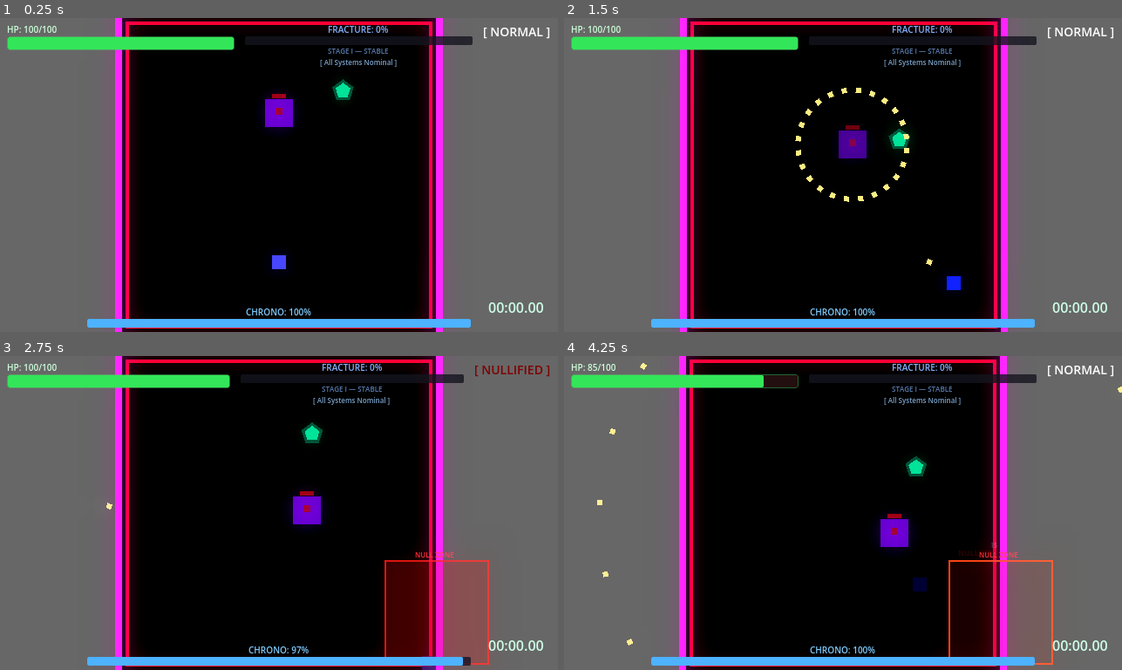
Above: before the commit, frames 1-4 (two rows, left to right).
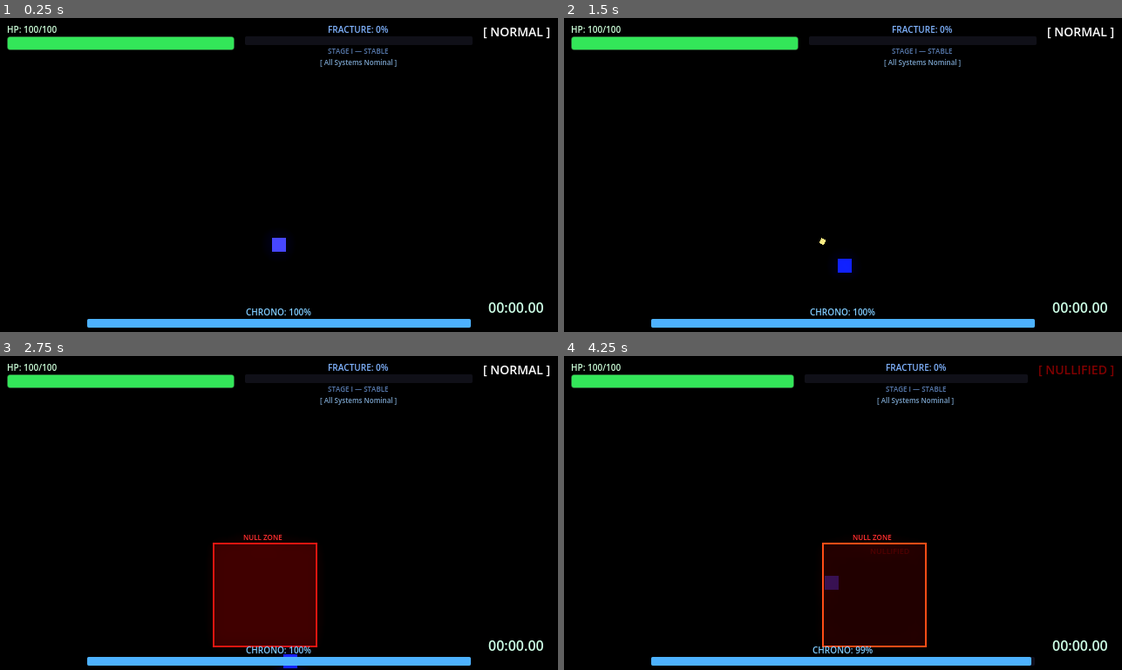
Above: after the commit, the same moments.

Repository: scarf-y/Polychron
Game: Godot game, scene res://scenes/levels/boss_room.tscn
Same seed, same stepped clock (60 frames per second), same inputs: the game is played once before the commit and once after it. This scene is started directly instead of the project's main scene.
Inputs (mouse positions are in pixels of both pictures, inside the frame that each line leads up to):
- Up to frame 1 (0.25 s): no input
- Up to frame 2 (1.5 s): move the mouse to (965, 159) at 0.52 s; hold D (move_right) 0.53-1.28 s; tap Q (dash) at 0.6 s; move the mouse to (731, 190) at 1.27 s; hold S (move_down) from 1.28 s (still down); click (731, 190) at 1.35 s
- Up to frame 3 (2.75 s): move the mouse to (334, 443) at 2.02 s; release S (move_down) at 2.03 s; hold D (move_right) from 2.03 s (still down); tap E (time_erase) at 2.1 s
- Up to frame 4 (4.25 s): move the mouse to (815, 575) at 2.77 s; release D (move_right) at 2.78 s; hold W (move_up) 2.78-3.53 s; tap Shift (time_slow) at 2.85 s; move the mouse to (1010, 560) at 3.52 s; hold A (move_left) from 3.53 s (still down); tap Space (time_stop) at 3.6 s

The runs differ from the first frame. In frame 1, 48% of the frame differs, in the area x 0-100%, y 0-100%; in frame 2, 49%; in frame 3, 58%; in frame 4, 58%.

Commit message:
feat: increase boss room size to 1280x720 and add epic death sequence

Diff:
--- a/scenes/levels/boss_room.tscn
+++ b/scenes/levels/boss_room.tscn
@@ -9,13 +9,13 @@
 [ext_resource type="PackedScene" path="res://scenes/effects/world_environment.tscn" id="7_world_env"]
 
 [sub_resource type="RectangleShape2D" id="wall_h"]
-size = Vector2(360, 8)
+size = Vector2(1280, 16)
 
 [sub_resource type="RectangleShape2D" id="wall_v"]
-size = Vector2(8, 360)
+size = Vector2(16, 720)
 
 [sub_resource type="RectangleShape2D" id="trigger_shape"]
-size = Vector2(320, 320)
+size = Vector2(1200, 680)
 
 [node name="BossRoom" type="Node2D"]
 
@@ -30,23 +30,23 @@
 [node name="Floor" type="ColorRect" parent="."]
 offset_left = 0.0
 offset_top = 0.0
-offset_right = 360.0
-offset_bottom = 360.0
+offset_right = 1280.0
+offset_bottom = 720.0
 color = Color(0.01, 0.0, 0.02, 1)
 
 ; Warning stripes around the edge (Glowing Red)
 [node name="WarningBorder" type="ColorRect" parent="."]
-offset_left = 4.0
-offset_top = 4.0
-offset_right = 356.0
-offset_bottom = 356.0
+offset_left = 8.0
+offset_top = 8.0
+offset_right = 1272.0
+offset_bottom = 712.0
 color = Color(2.0, 0.0, 0.2, 1)
 
 [node name="InnerFloor" type="ColorRect" parent="."]
-offset_left = 8.0
-offset_top = 8.0
-offset_right = 352.0
-offset_bottom = 352.0
+offset_left = 16.0
+offset_top = 16.0
+offset_right = 1264.0
+offset_bottom = 704.0
 color = Color(0, 0, 0, 1)
 
 ; ===========================
@@ -55,7 +55,7 @@
 [node name="Walls" type="Node2D" parent="."]
 
 [node name="TopWall" type="StaticBody2D" parent="Walls"]
-position = Vector2(180, -4)
+position = Vector2(640, -8)
 collision_layer = 1
 collision_mask = 0
 
@@ -63,14 +63,14 @@
 shape = SubResource("wall_h")
 
 [node name="Vis" type="ColorRect" parent="Walls/TopWall"]
-offset_left = -180.0
-offset_top = -4.0
-offset_right = 180.0
-offset_bottom = 4.0
+offset_left = -640.0
+offset_top = -8.0
+offset_right = 640.0
+offset_bottom = 8.0
 color = Color(1.5, 0.1, 2.5, 1)
 
 [node name="BottomWall" type="StaticBody2D" parent="Walls"]
-position = Vector2(180, 364)
+position = Vector2(640, 728)
 collision_layer = 1
 collision_mask = 0
 
@@ -78,14 +78,14 @@
 shape = SubResource("wall_h")
 
 [node name="Vis" type="ColorRect" parent="Walls/BottomWall"]
-offset_left = -180.0
-offset_top = -4.0
-offset_right = 180.0
-offset_bottom = 4.0
+offset_left = -640.0
+offset_top = -8.0
+offset_right = 640.0
+offset_bottom = 8.0
 color = Color(1.5, 0.1, 2.5, 1)
 
 [node name="LeftWall" type="StaticBody2D" parent="Walls"]
-position = Vector2(-4, 180)
+position = Vector2(-8, 360)
 collision_layer = 1
 collision_mask = 0
 
@@ -93,14 +93,14 @@
 shape = SubResource("wall_v")
 
 [node name="Vis" type="ColorRect" parent="Walls/LeftWall"]
-offset_left = -4.0
-offset_top = -180.0
-offset_right = 4.0
-offset_bottom = 180.0
+offset_left = -8.0
+offset_top = -360.0
+offset_right = 8.0
+offset_bottom = 360.0
 color = Color(1.5, 0.1, 2.5, 1)
 
 [node name="RightWall" type="StaticBody2D" parent="Walls"]
-position = Vector2(364, 180)
+position = Vector2(1288, 360)
 collision_layer = 1
 collision_mask = 0
 
@@ -108,10 +108,10 @@
 shape = SubResource("wall_v")
 
 [node name="Vis" type="ColorRect" parent="Walls/RightWall"]
-offset_left = -4.0
-offset_top = -180.0
-offset_right = 4.0
-offset_bottom = 180.0
+offset_left = -8.0
+offset_top = -360.0
+offset_right = 8.0
+offset_bottom = 360.0
 color = Color(1.5, 0.1, 2.5, 1)
 
 ; ===========================
@@ -121,7 +121,7 @@
 script = ExtResource("3_room_mgr")
 
 [node name="RoomTrigger" type="Area2D" parent="Room"]
-position = Vector2(180, 180)
+position = Vector2(640, 360)
 collision_layer = 0
 collision_mask = 2
 
@@ -130,11 +130,11 @@
 
 ; THE KERNEL (Boss)
 [node name="TheKernel" parent="Room" groups=["enemies"] instance=ExtResource("2_boss")]
-position = Vector2(180, 100)
+position = Vector2(640, 150)
 
 ; Dampener support — protects The Kernel
 [node name="Dampener_Boss" parent="Room" groups=["enemies"] instance=ExtResource("6_dampener")]
-position = Vector2(240, 80)
+position = Vector2(740, 120)
 
 ; ===========================
 ; ENTITIES
@@ -142,7 +142,7 @@
 [node name="Entities" type="Node2D" parent="."]
 
 [node name="Player" parent="Entities" groups=["player"] instance=ExtResource("1_player")]
-position = Vector2(180, 280)
+position = Vector2(640, 600)
 
 ; ===========================
 ; PROJECTILES CONTAINER
--- a/scripts/time_warden.gd
+++ b/scripts/time_warden.gd
@@ -202,10 +202,24 @@
 
 	enemy_died.emit(self)
 
-	# Dramatic slow-mo death
-	Engine.time_scale = 0.05
-	await get_tree().create_timer(0.1).timeout  # ~2s real time at 0.05x
+	# Dramatic slow-mo death animation
+	Engine.time_scale = 0.1
+
+	var tween := create_tween()
+	tween.tween_property(self, "scale", Vector2(1.8, 1.8), 0.2) # ~2 seconds real time
+
+	# Chain of erratic explosions while time is slowed
+	for i in range(8):
+		await get_tree().create_timer(0.02).timeout
+		GameJuice.screen_shake(8.0, 1.0)
+		modulate = Color(randf_range(0.5, 1.0), randf_range(0, 0.5), randf_range(0.5, 1.0))
+		var offset := Vector2(randf_range(-30, 30), randf_range(-30, 30))
+		GameJuice.spawn_death_particles(global_position + offset, modulate, 15)
+
+	# Final massive burst and restore time
 	Engine.time_scale = 1.0
+	GameJuice.screen_shake(25.0, 3.0)
+	GameJuice.spawn_death_particles(global_position, Color.WHITE, 60)
 
 	# Transition to Win Screen
 	GameJuice.transition_to_scene("res://scenes/ui/win_screen.tscn")
